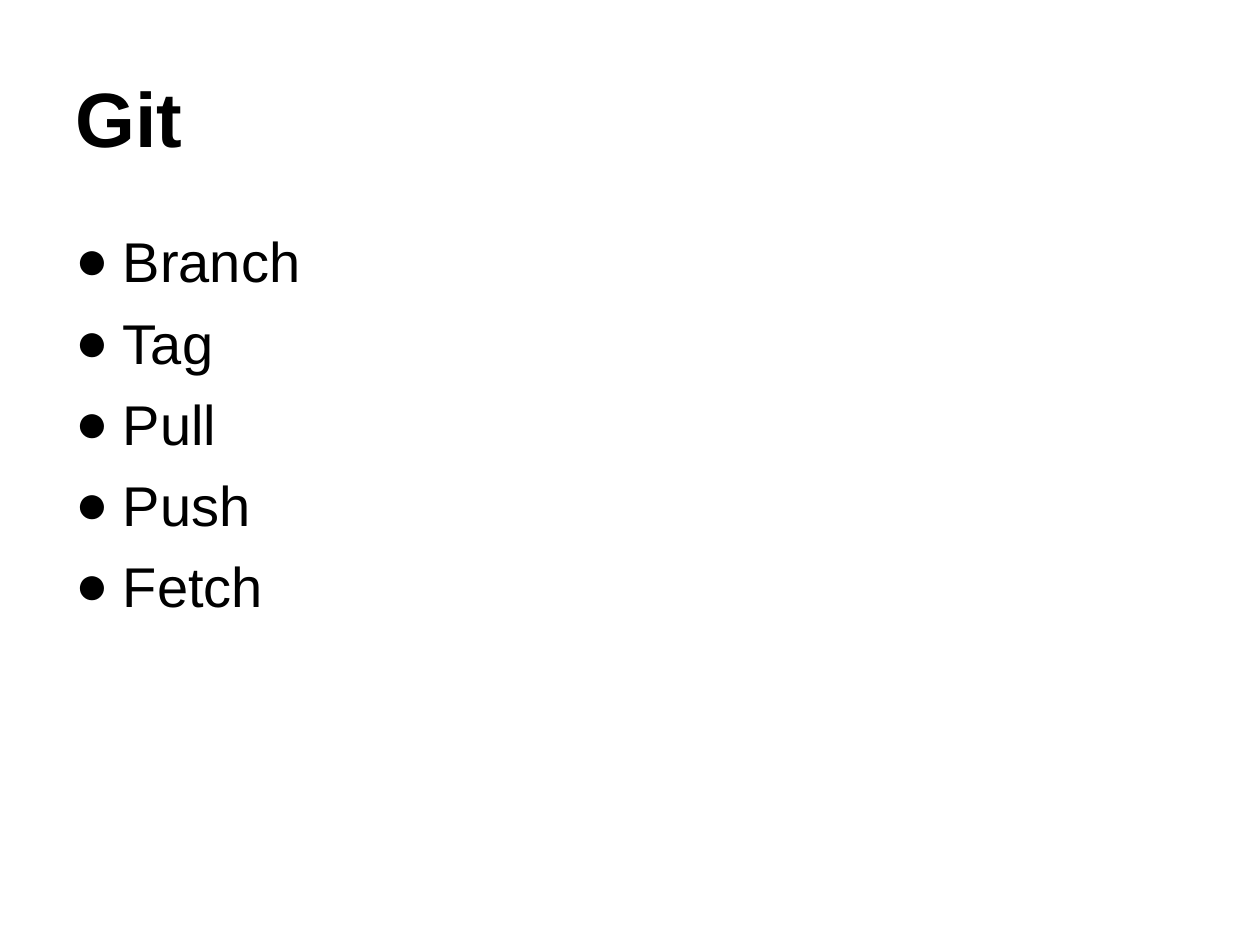
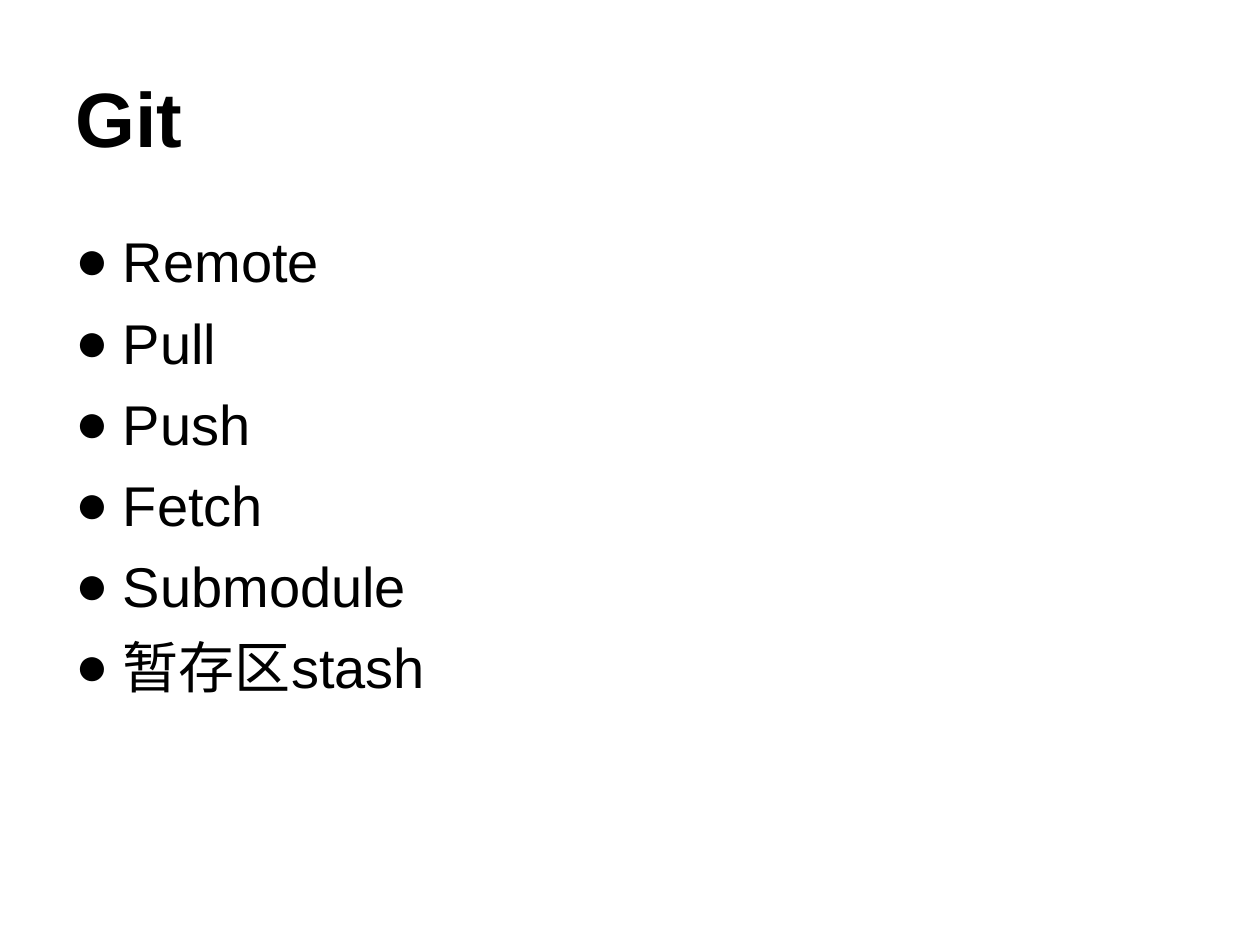
Before and after one commit to lxmxhh/git-intro, a slide deck: slide 11 of Git.ppt (slide 5 before the commit). Drawn at 1260x945 pixels with LibreOffice and Linux fonts; fonts in the diff are those of the drawing. Boxes give left, top, right and bottom in pixels: in the first picture for what was removed or moved away, otherwise in the second. Text is boxed around its words. In the diff, an @@ line names an element or a change of style, - is before the commit and + after.

```diff
--- a/Git.ppt
+++ b/Git.ppt
@@ text at (x1=123, y1=243, x2=319, y2=283): text changed @@
-● Branch
-● Tag
+● Remote
@@ text at (x1=123, y1=566, x2=425, y2=693): paragraphs added @@
+● Submodule
+● 暂存区stash
```
Also in this commit, not shown: 6 other slides changed, 5 slides added, 4 slides removed.
